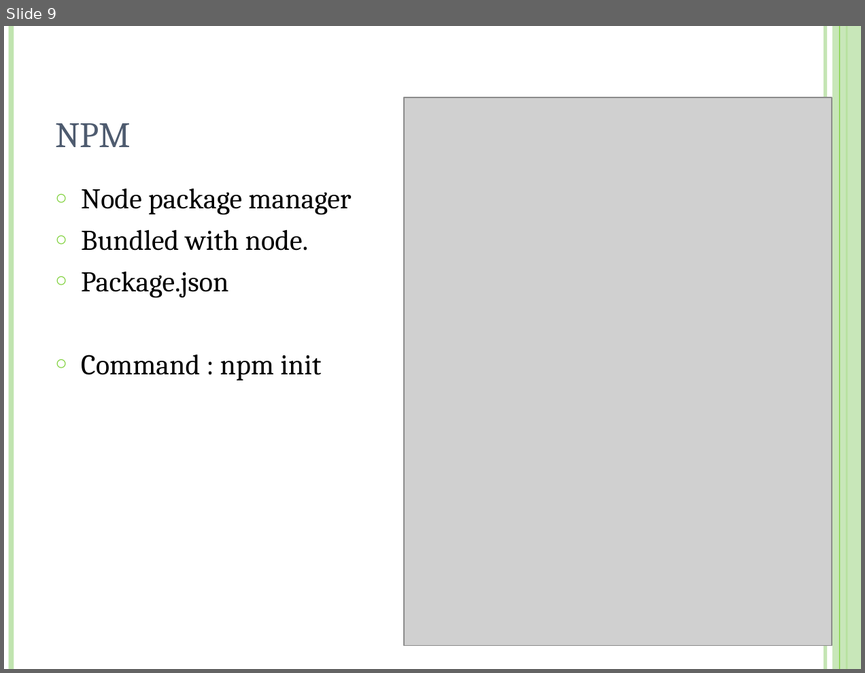
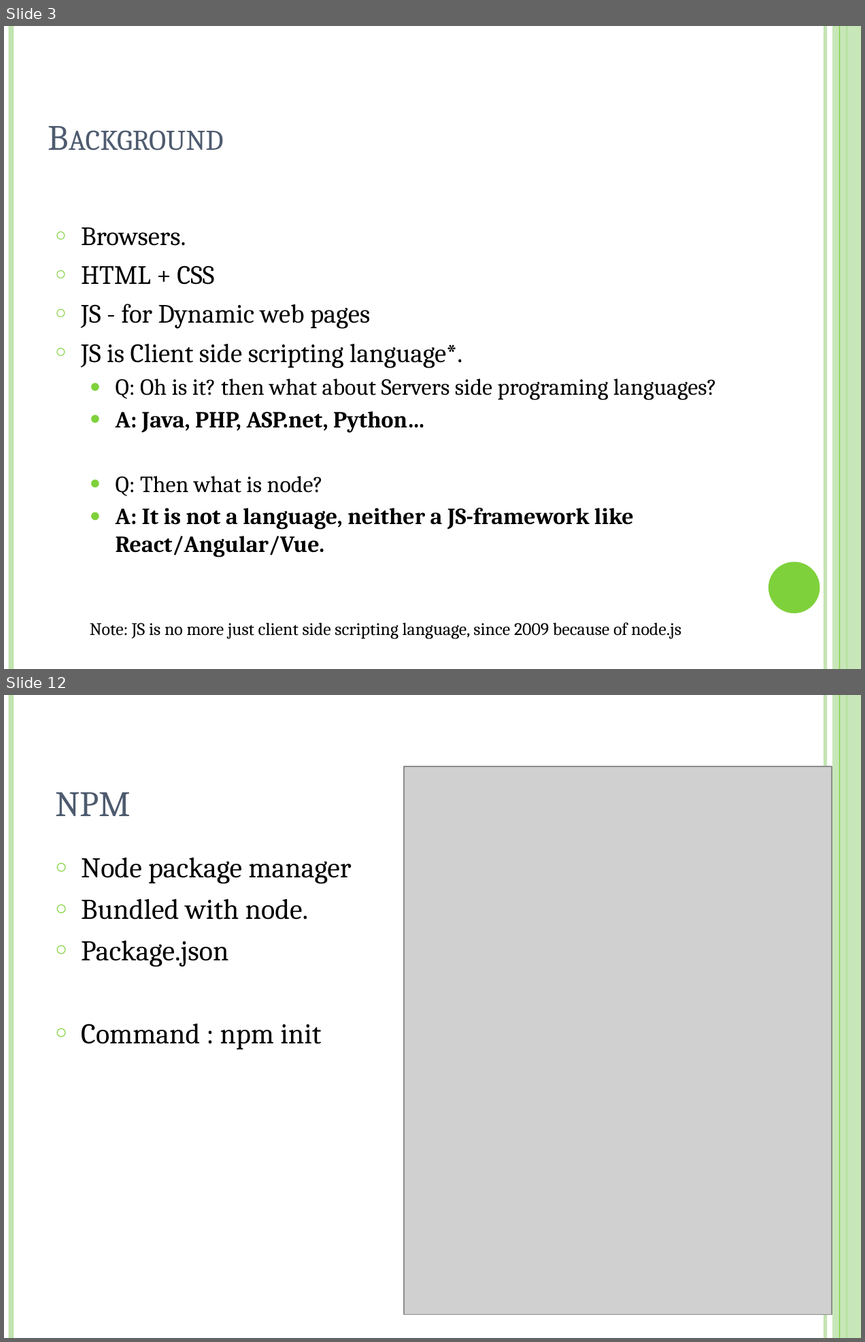
Before and after one commit to lakshmikanthadn/FresherTraining2018-NodeJS, a slide deck: Node js.pptx. Shown one above the other, each under a label of ours: slide 9 before the commit, slides 3 and 12 after it; the slides between them are not shown. The pictures are 865x673 and 865x1342 pixels, drawn with LibreOffice and Linux fonts; fonts in the diff are those of the drawing; grey boxes stand for pictures. Boxes give left, top, right and bottom in pixels: in the first picture for what was removed or moved away, otherwise in the second. Text is boxed around its words. In the diff, an @@ line names an element or a change of style, - is before the commit and + after.

```diff
--- a/Node js.pptx
+++ b/Node js.pptx
@@ slide 3 added at box(4, 26, 861, 669), background #FFFFFF; not listed: 5 template elements that a slide beside it also shows @@
@@ title added at box(40, 55, 740, 161), 30 pt, text #4E5B6F, small capitals @@
+Background
@@ text added at box(81, 227, 717, 639), 19.4 pt, text #000000 @@
+○ Browsers.
+○ HTML + CSS
+○ JS - for Dynamic web pages
+○ JS is Client side scripting language*.
+  ● Q: Oh is it? then what about Servers side programing languages?
+  ● A: Java, PHP, ASP.net, Python…
+  ● Q: Then what is node?
+  ● A: It is not a language, neither a JS-framework like React/Angular/Vue.
+  Note: JS is no more just client side scripting language, since 2009 because of node.js
@@ ellipse added at box(768, 562, 820, 613), fill #7FD13B @@
@@ what was slide 9 is now slide 12 @@
```
Also in this commit, not shown: 4 slides changed, 7 other slides added, 5 slides removed, 3 other files.
